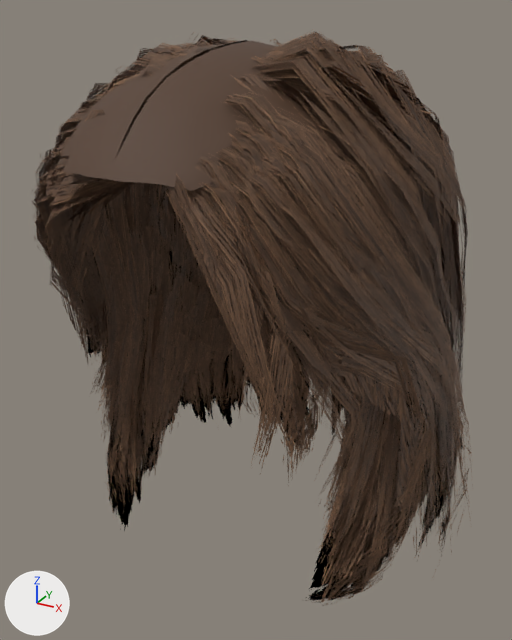
Two versions of the glTF model clothing/female/hair/hair_2.glb, one commit apart.
Camera for both pictures: a 50 mm camera at (0.172, -0.302, 1.75) aimed at (-0.001, 0.013, 1.593). Every picture has the same lights, and +X, +Y and +Z are marked at lower left. The first picture is the older version.

In view in the first picture: 'hair_2'.
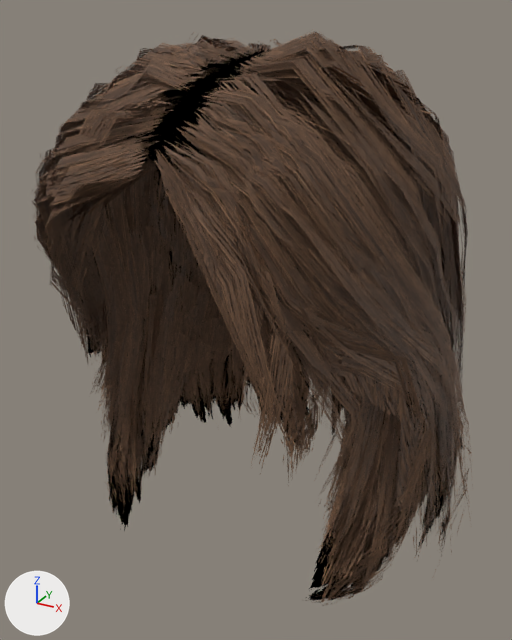
Changed parts and their boxes [x1, y1, x2, y2] in the pictures (512 x 640 px):
part 1 of me_hair_2, deleted (brown)
    before: [58, 40, 411, 268]

Edits to the bpy script that builds the scene:
```text
Change me_hair_2:
    used by ob_hair_2; location = (0.0, 0.0, 0.0)
    remove me_hair_2.from_pydata(...)  # 10296 vertices, 7576 faces; spans x -0.133..0.132, y -0.103..0.125, z 1.436..1.742
    add me_hair_2.from_pydata(...)  # 9950 vertices, 7000 faces; spans x -0.133..0.132, y -0.103..0.125, z 1.436..1.742
    me_hair_2 part 1: the loose piece of 346 vertices spanning x -0.077..0.079, y -0.1..0.09, z 1.599..1.737 is deleted
```
